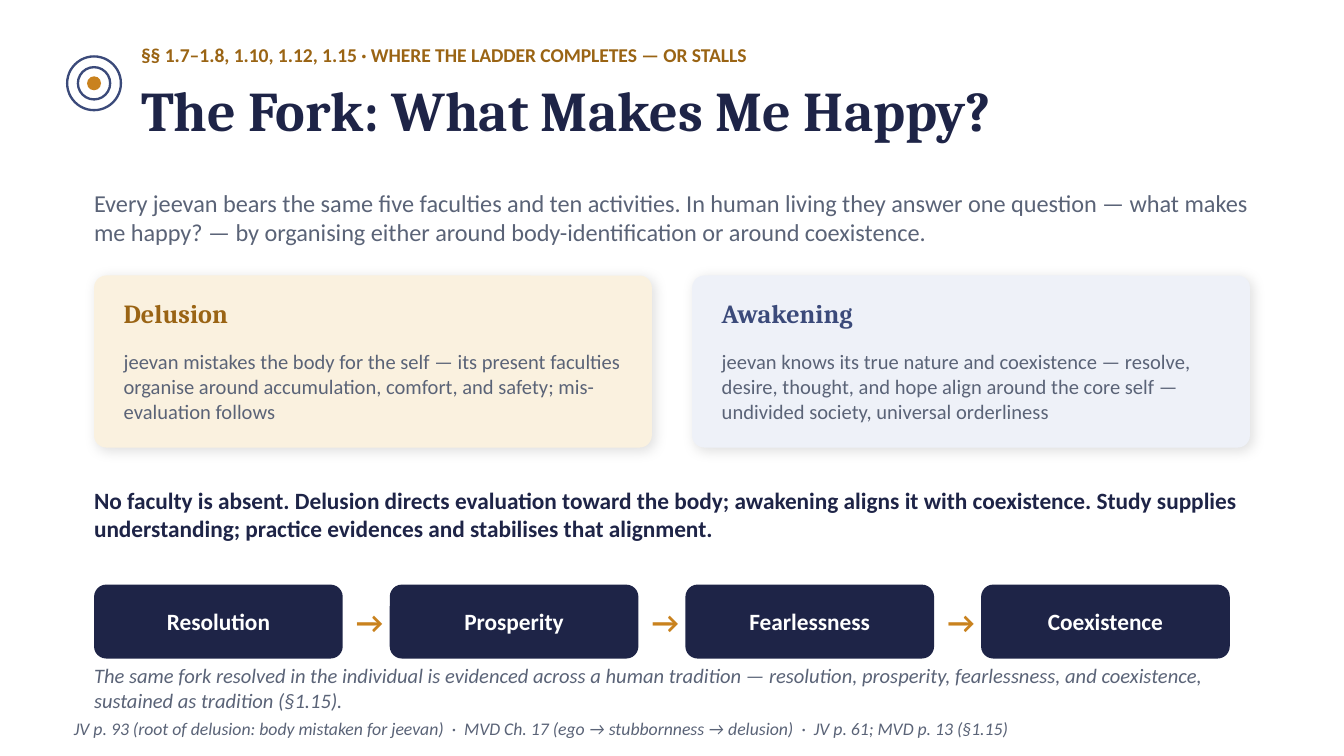
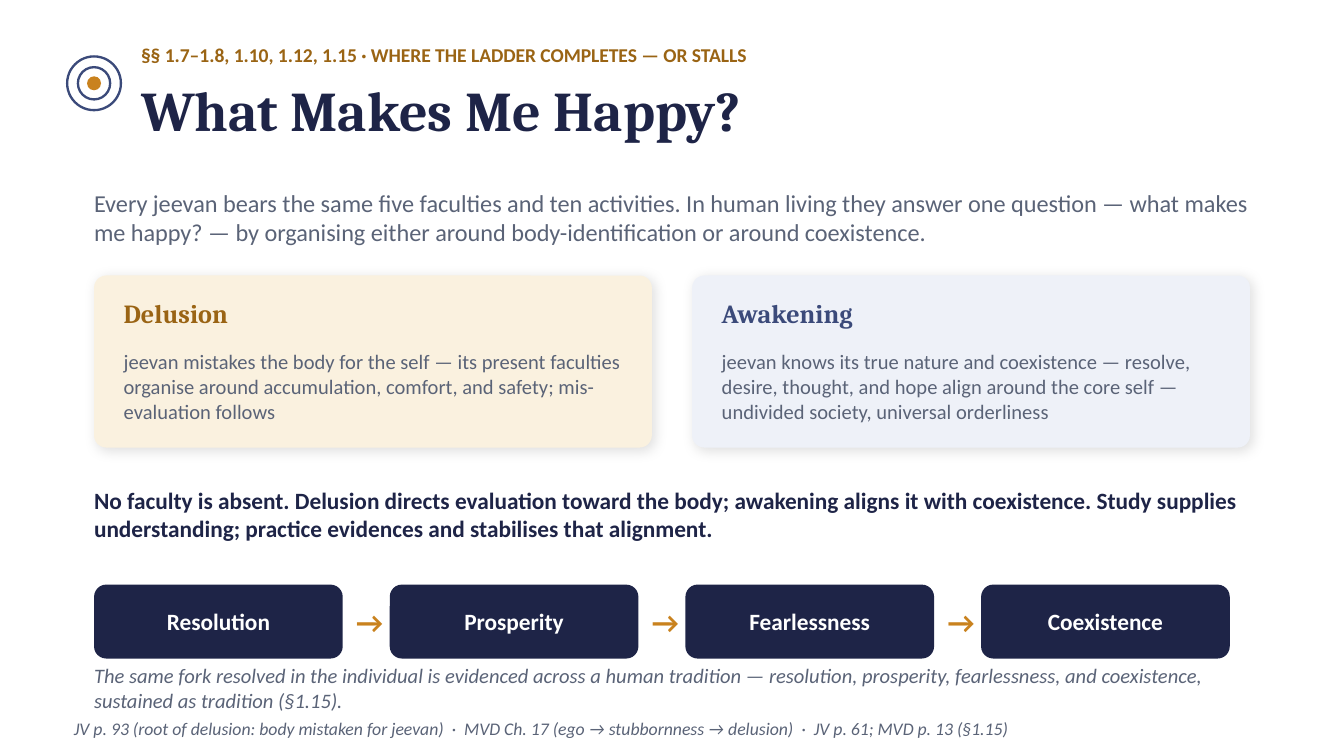
Before and after one commit to raghavamohan/AnalyticMadhyasthDarshan, a slide deck: slide 21 of Studies/The-Ontology-of-Coexistence/The-Ontology-of-Existence-Madhyasth-Darshan.pptx. Drawn at 1344x756 pixels with LibreOffice and Linux fonts; fonts in the diff are those of the drawing. Boxes give left, top, right and bottom in pixels: in the first picture for what was removed or moved away, otherwise in the second. Text is boxed around its words. In the diff, an @@ line names an element or a change of style, - is before the commit and + after.

```diff
--- a/Studies/The-Ontology-of-Coexistence/The-Ontology-of-Existence-Madhyasth-Darshan.pptx
+++ b/Studies/The-Ontology-of-Coexistence/The-Ontology-of-Existence-Madhyasth-Darshan.pptx
@@ text at (141, 92, 740, 143): text changed @@
-The Fork: What Makes Me Happy?
+What Makes Me Happy?
```
Also in this commit, not shown: 3 other slides changed, 4 other files.
